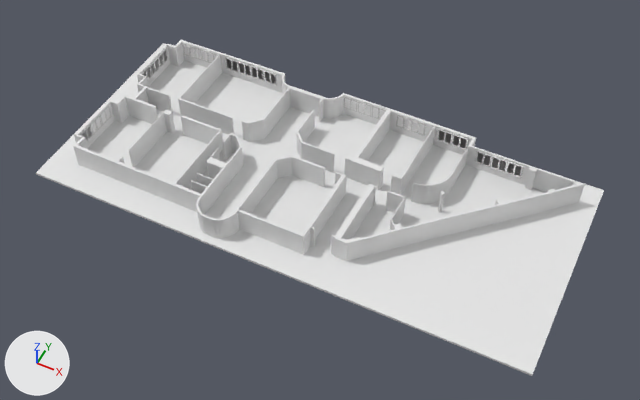
The Blender file Environnement/batiment.blend, before and after one commit.
Rendered twice from a 50 mm camera at (16.5, -35.7, 41.1) aimed at (0.1, -2.9, 0.1). The lights are fixed; the arrows at lower left show +X, +Y and +Z.

In view in the first picture: 'Murs', 'Sol'.
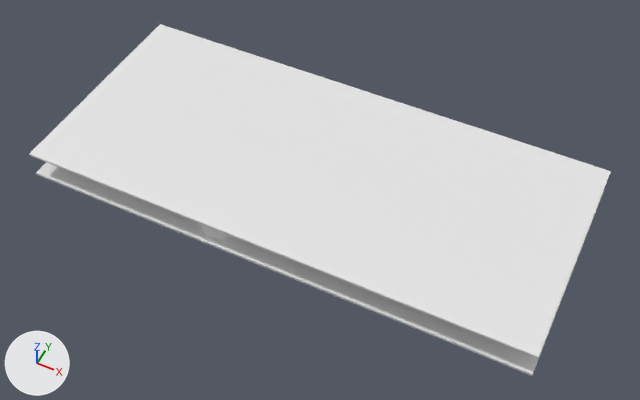
Pixel boxes (x1, y1, x2, y2) of what changed, in the pictures (640 x 400 px):
'Plafond', added
    after: (29, 24, 611, 358)
'Sol', unchanged, covered by the edit
    before: (36, 43, 604, 376)
    after: (36, 162, 604, 376)
'Murs', unchanged, covered by the edit
    before: (73, 40, 585, 261)
    after: (199, 223, 230, 239)

The change, as a list of edits to the scene's bpy script:
```text
Add ob_plafond:
    ob_plafond = bpy.data.objects.new('Plafond', me_cube_005.copy())  # the mesh of ob_sol
    ob_plafond.location = (-0.64, -1.81, 2.04)
    ob_plafond.rotation_euler = (-3.142, 0.0, 0.0)  # degrees (-180, 0, 0)
    ob_plafond.scale = (0.564, 0.548, 0.0618)
```
